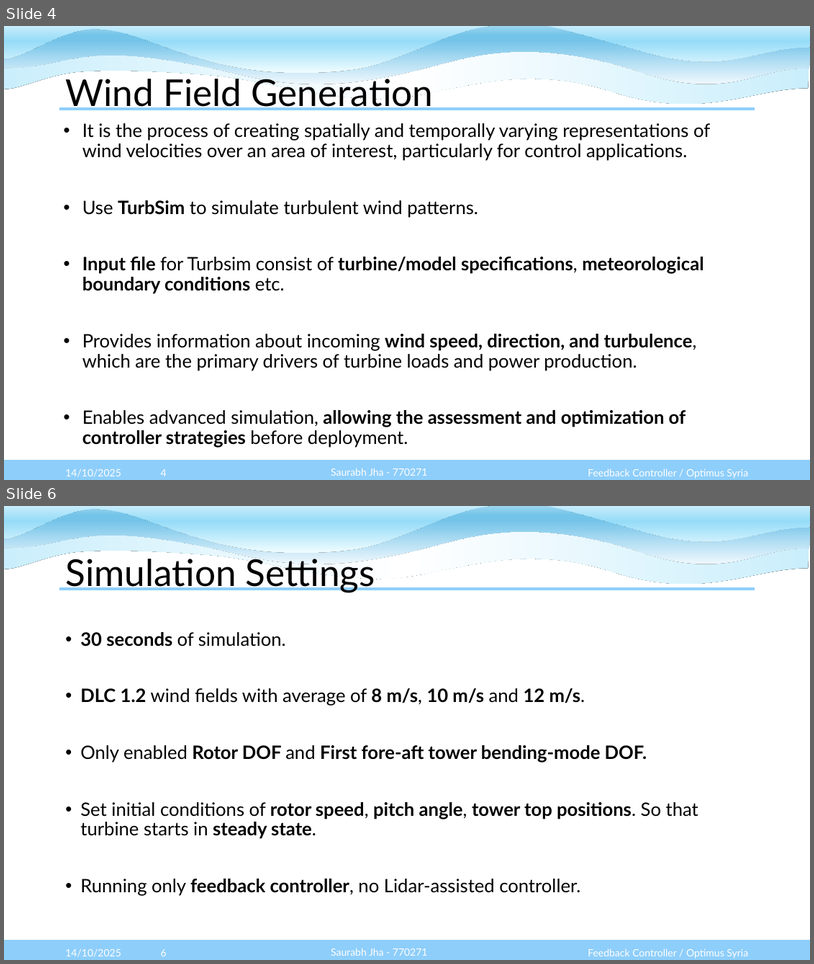
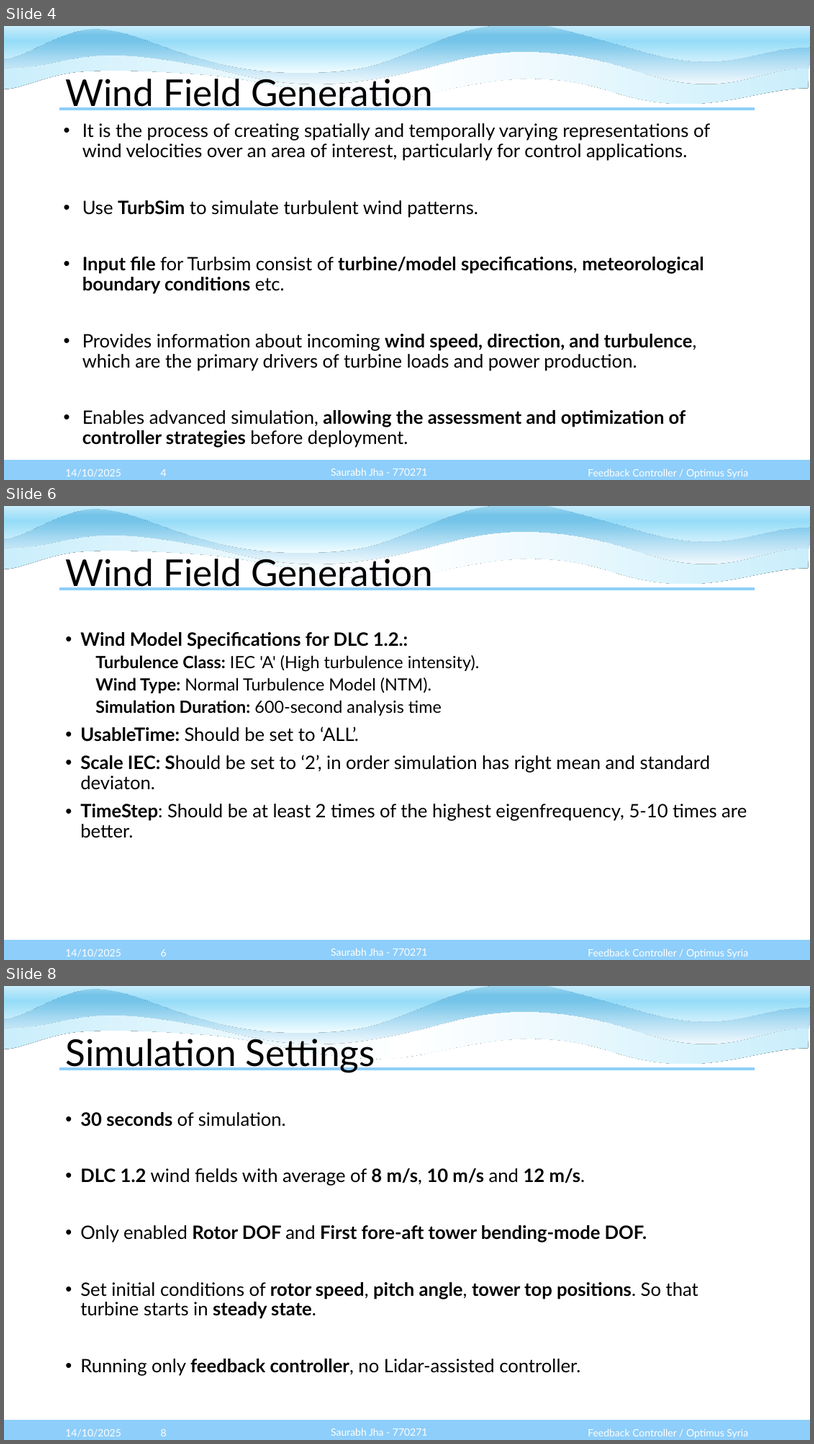
Before and after one commit to Karim-bakhtyar/Optimus-Syria-WEC, a slide deck: 3_Presentations/week 3/Week_3 Team Feedback Controller WEC 2025.pptx. Shown one above the other, each under a label of ours: slides 4 and 6 before the commit, slides 4, 6 and 8 after it; the slides between them are not shown. The pictures are 814x964 and 814x1444 pixels, drawn with LibreOffice and Linux fonts; fonts in the diff are those of the drawing. Boxes give left, top, right and bottom in pixels: in the first picture for what was removed or moved away, otherwise in the second. Text is boxed around its words. In the diff, an @@ line names an element or a change of style, - is before the commit and + after.

```diff
--- a/3_Presentations/week 3/Week_3 Team Feedback Controller WEC 2025.pptx
+++ b/3_Presentations/week 3/Week_3 Team Feedback Controller WEC 2025.pptx
@@ slide 6 added at [4, 506, 810, 960], background #FFFFFF; not listed: 8 template elements that a slide beside it also shows @@
@@ title added at [65, 554, 434, 590], 44 pt, text #000000 @@
+Wind Field Generation
@@ text added at [80, 632, 747, 838], 22 pt, text #000000 @@
+• Wind Model Specifications for DLC 1.2.:
+  Turbulence Class: IEC 'A' (High turbulence intensity).
+  Wind Type: Normal Turbulence Model (NTM).
+  Simulation Duration: 600-second analysis time
+• UsableTime: Should be set to ‘ALL’.
+• Scale IEC: Should be set to ‘2’, in order simulation has right mean and standard deviaton.
+• TimeStep: Should be at least 2 times of the highest eigenfrequency, 5-10 times are better.
@@ text added at [65, 949, 121, 957], 12 pt, text #FFFFFF @@
+14/10/2025
@@ page number added at [161, 949, 167, 956], 12 pt, text #FFFFFF @@
+6
@@ text added at [331, 948, 428, 955], 12 pt, text #FFFFFF @@
+Saurabh Jha - 770271
@@ text added at [588, 949, 748, 958], 12 pt, text #FFFFFF @@
+Feedback Controller / Optimus Syria
@@ what was slide 6 is now slide 8 @@
@@ page number at [161, 1429, 167, 1436]: text changed @@
-6
+8
```
Also in this commit, not shown: 3 slides changed, 1 other slide added.
